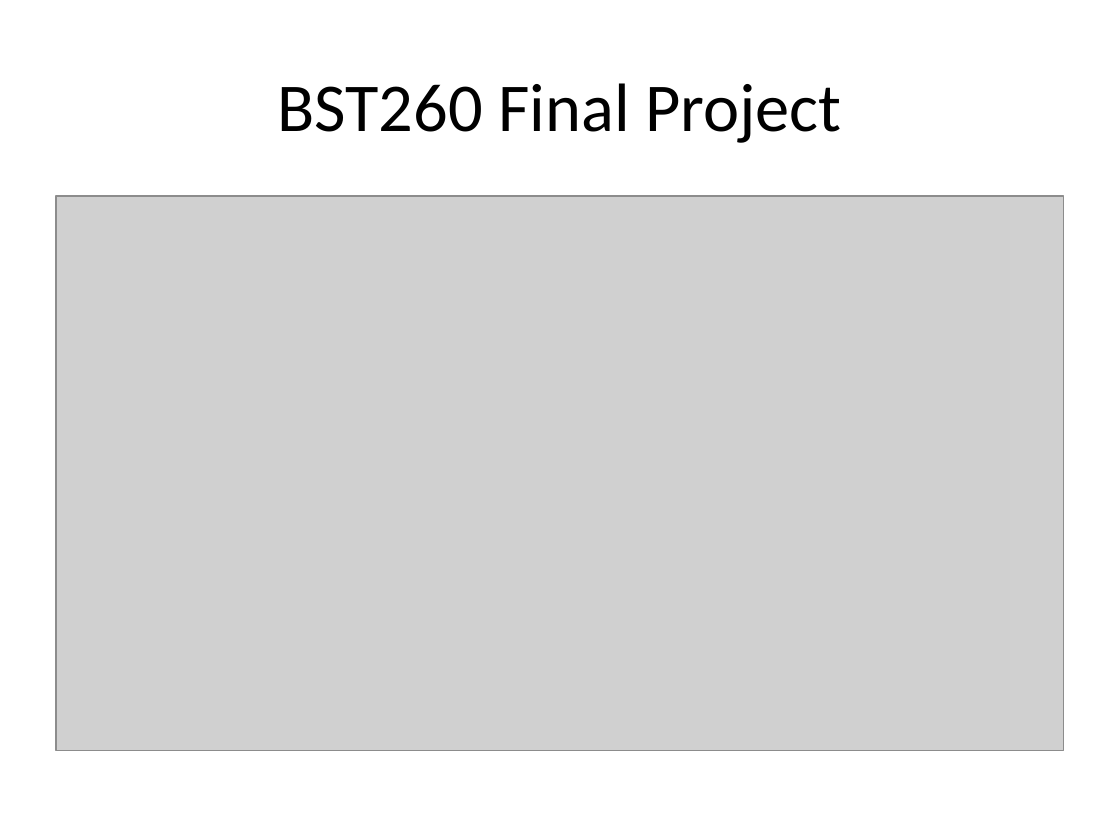
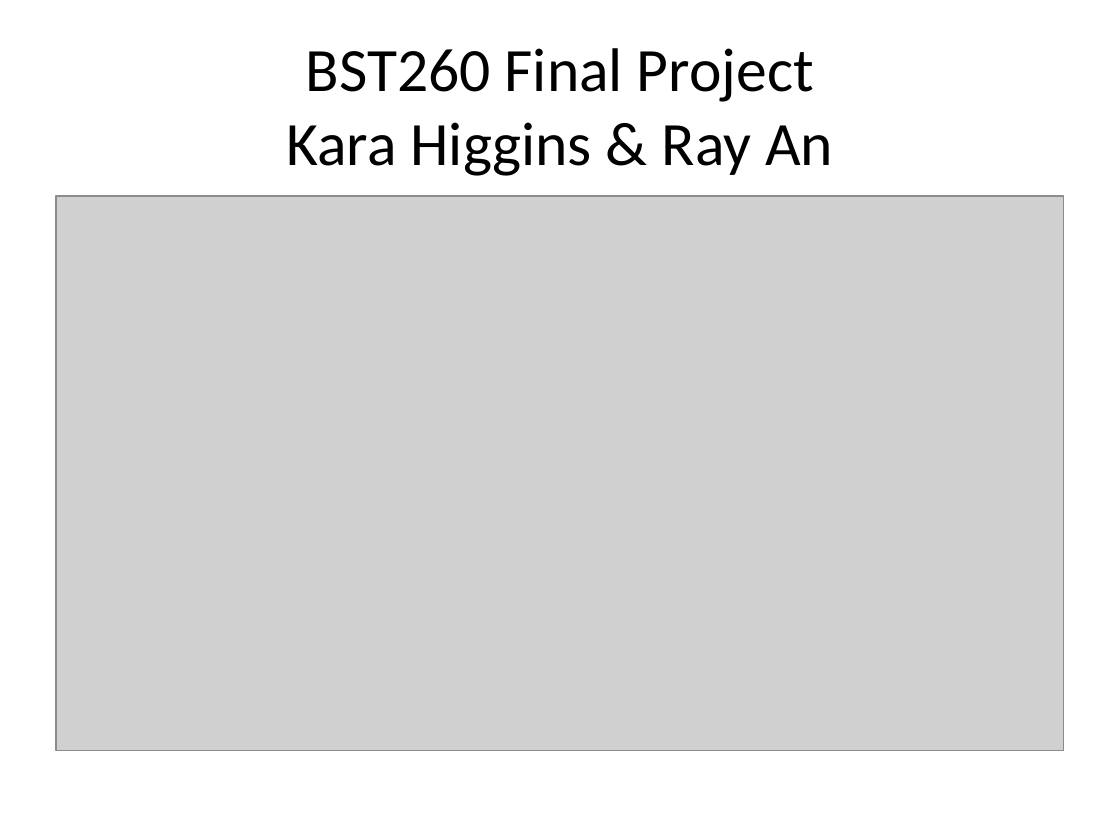
Before and after one commit to andongzhengyang/Final_Project, a slide deck: slide 1 of 260finalPresentation.pptx. Drawn at 1120x840 pixels with LibreOffice and Linux fonts; fonts in the diff are those of the drawing; grey boxes stand for pictures. Boxes give left, top, right and bottom in pixels: in the first picture for what was removed or moved away, otherwise in the second. Text is boxed around its words. In the diff, an @@ line names an element or a change of style, - is before the commit and + after.

```diff
--- a/260finalPresentation.pptx
+++ b/260finalPresentation.pptx
@@ title at bbox=[286, 48, 833, 176]: text changed; size 44 to 39.6 pt @@
-BST260 Final Project
+BST260 Final Project
+Kara Higgins & Ray An
```
Also in this commit, not shown: 16 slides added, 30 slides removed.
